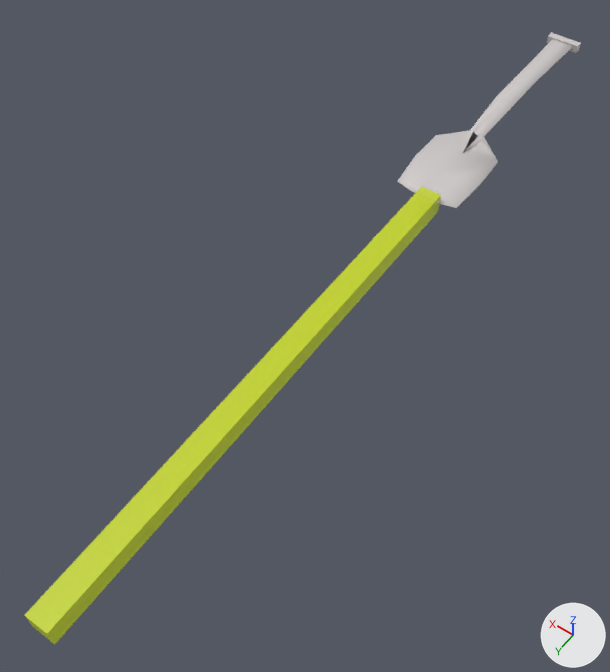
What one commit did to the Blender file ３Dゲームアセット/スコップ/spoon.blend.
Both versions are drawn from a camera (50 mm lens) standing at (-1.2, 2.14, 2.65) and looking at (0.09, 0.33, -0.19). Every picture has the same lights, and +X, +Y and +Z are marked at lower right. The picture after the commit comes second.

In view in the first picture: 'EmptyMesh', '立方体'.
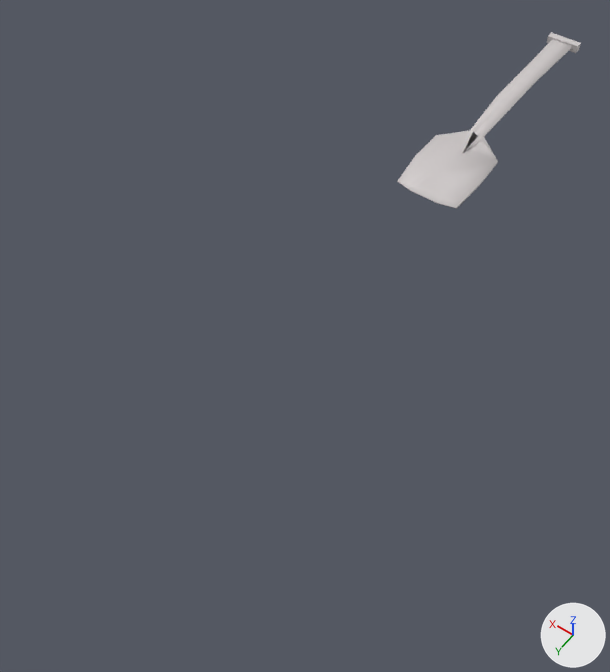
Boxes (x1, y1, x2, y2) around the edits, measured in the pictures (610 x 672 px):
'立方体', deleted
    before: (24, 187, 441, 645)

Patch to the scene script:
```diff
--- a/３Dゲームアセット/スコップ/spoon.blend.py
+++ b/３Dゲームアセット/スコップ/spoon.blend.py
@@ ob_立方体 @@
-ob_立方体 = bpy.data.objects.new('立方体', me_立方体)
-ob_立方体.location = (0.0, -0.586, 0.0)
-ob_立方体.delta_location = (0.0, 1.267, 0.0)
-ob_立方体.delta_scale = (0.05, 1.2, 0.05)
```
